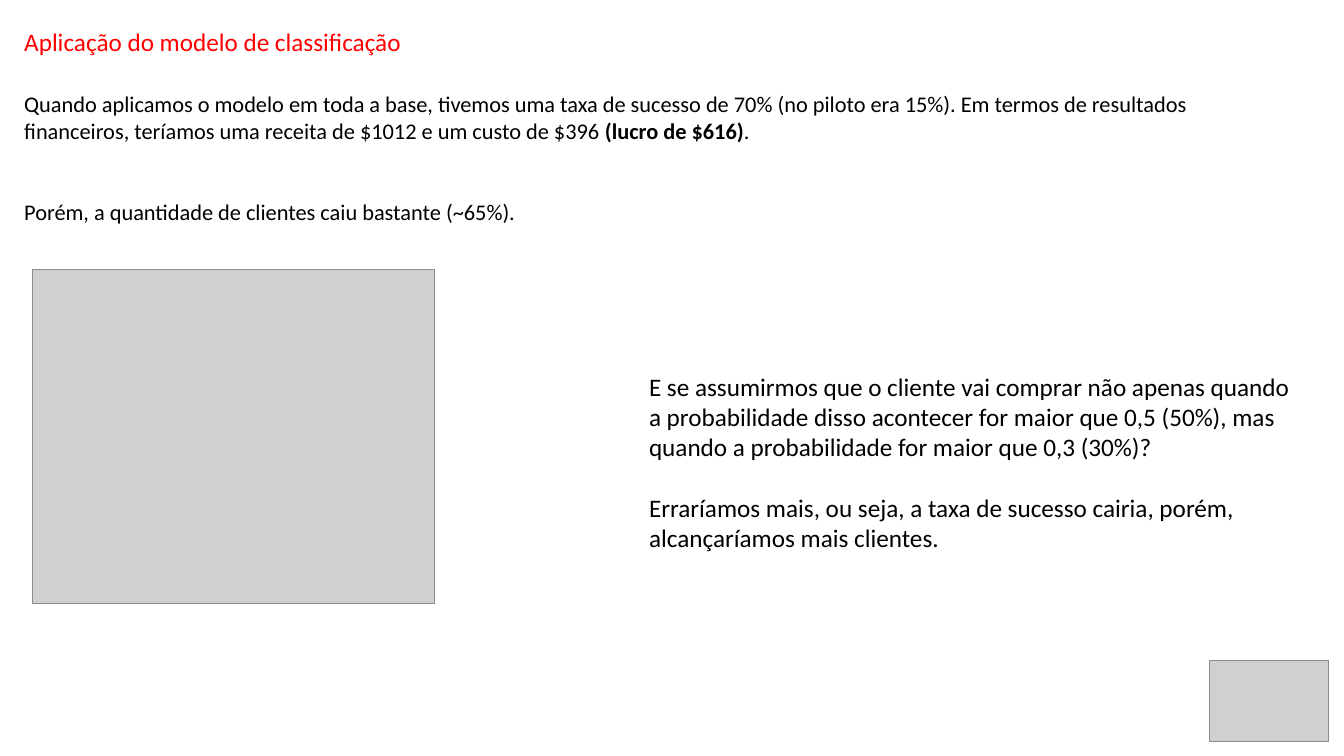
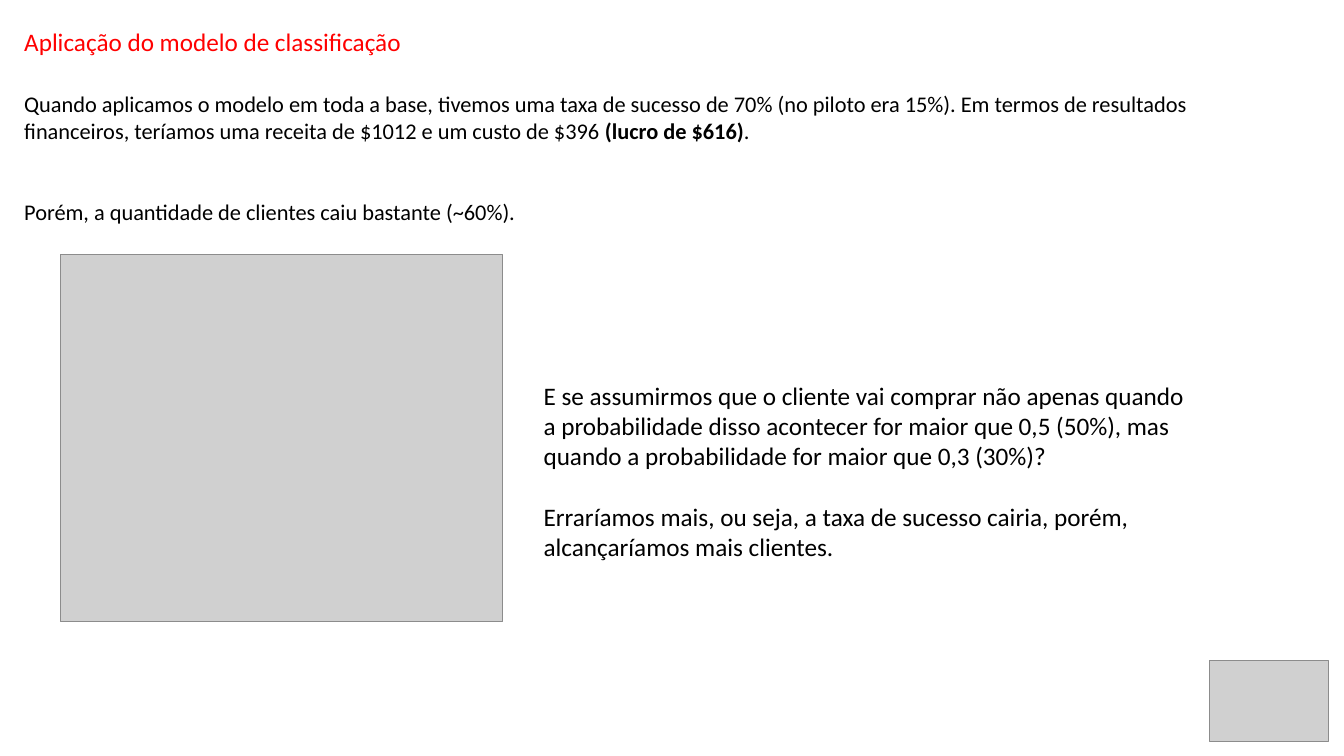
Before and after one commit to Danielgmelo/ifood, a slide deck: slide 26 of my_project/iFood CRM Data Analyst Case.pptx. Drawn at 1344x756 pixels with LibreOffice and Linux fonts; fonts in the diff are those of the drawing; grey boxes stand for pictures. Boxes give left, top, right and bottom in pixels: in the first picture for what was removed or moved away, otherwise in the second. Text is boxed around its words. In the diff, an @@ line names an element or a change of style, - is before the commit and + after.

```diff
--- a/my_project/iFood CRM Data Analyst Case.pptx
+++ b/my_project/iFood CRM Data Analyst Case.pptx
@@ text at (24, 204, 515, 224): text changed @@
-Porém, a quantidade de clientes caiu bastante (~65%).
+Porém, a quantidade de clientes caiu bastante (~60%).
@@ picture: place and size @@
-picture at (32, 269, 435, 603)
+picture at (60, 254, 503, 622)
@@ text "E se assumirmos que o ...": place and size @@
-text "E se assumirmos que o ..." at (649, 378, 1289, 552)
+text "E se assumirmos que o ..." at (544, 387, 1183, 561)
```
Also in this commit, not shown: 27 other slides changed, 1 other file.
